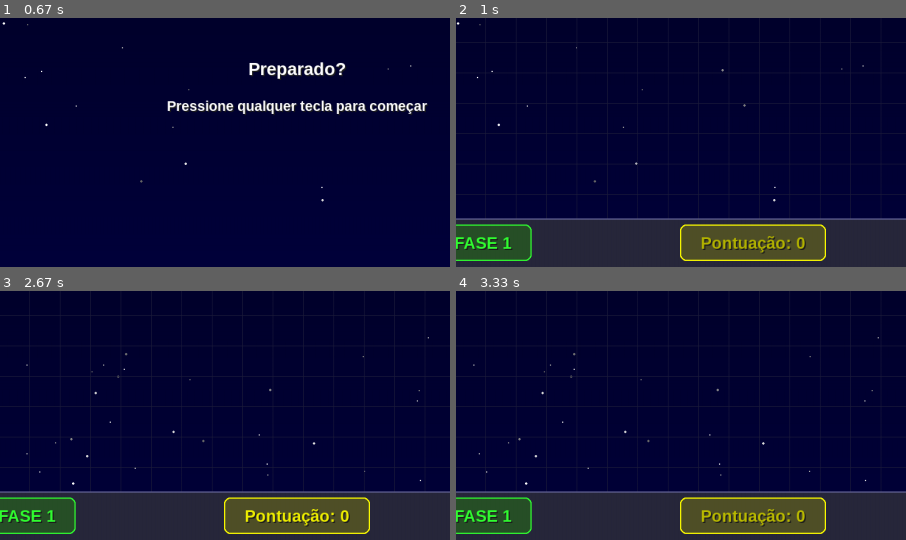
Above: before the commit, frames 1-4 (two rows, left to right).
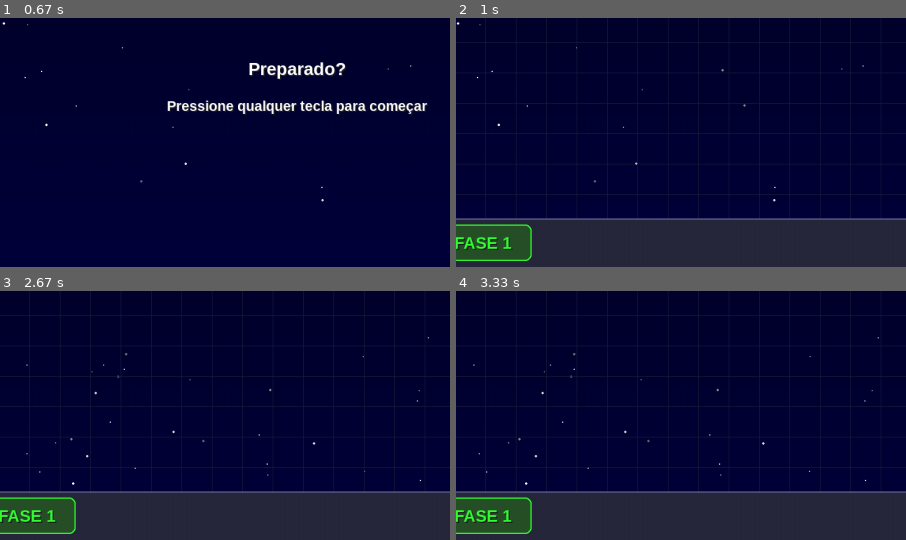
Above: after the commit, the same moments.

Repository: JoaoPedroMarimon/Pygame_SquareStorm
Game: pygame game, started from main.py
The game is run twice, just before and just after one commit, with the same random seed, the same clock (stepped at 60 frames per second) and the same inputs.
Inputs (mouse positions are % of the whole screen's width and height, from its top left):
- Up to frame 1 (0.67 s): tap Enter at 0.33 s
- Up to frame 2 (1 s): tap Enter at 0.67 s
- Up to frame 3 (2.67 s): hold Esc 1-1.47 s; move the mouse to (19, 73) at 1.03 s; tap Enter at 1.5 s; click "LEVELS" at 1.88 s; click "1" at 2.22 s; tap Space at 2.5 s
- Up to frame 4 (3.33 s): no input
The pictures show only the part of the screen within x 17-67%, y 50-100%; the shares and areas given below are measured in that part.

Frame 1 is identical in both runs. In frame 2, 4.8% of the frame differs, in the area x 49-83%, y 82-98%; in frame 3, 4.8%; in frame 4, 4.8%.

Commit message:
fix bugs and score removed

Diff:
--- a/src/game/fase.py
+++ b/src/game/fase.py
@@ -368,8 +368,6 @@
     particulas = []
     flashes = []
 
-    # Pontuação
-    pontuacao = 0
 
     # Flag para pausa
     pausado = False
@@ -412,9 +410,11 @@
 
     # Criar mira personalizada
     mira_surface, mira_rect = criar_mira(12, BRANCO, AMARELO)
+    intervalo_minimo_clique = 100  # milissegundos
 
     # Rectangle for pause menu button
     rect_menu_pausado = None
+    ultimo_clique_mouse = 0
 
     # Loop principal da fase
     rodando = True
@@ -432,7 +432,7 @@
 
         for evento in pygame.event.get():
             if evento.type == pygame.QUIT:
-                return False, pontuacao
+                return False
 
             # Controles do teclado para o jogador (quando não estiver na introdução, pausado, morto ou congelado)
             if not mostrando_inicio and not pausado and not jogador_morto and not em_congelamento:
@@ -445,23 +445,34 @@
                         movimento_x = -1
                     if evento.key == pygame.K_d:
                         movimento_x = 1
-                    if evento.key == pygame.K_e:
-                        if jogador.tiros_espingarda > 0:
-                            jogador.espingarda_ativa = not jogador.espingarda_ativa
-                            # Mostrar mensagem de ativação/desativação
-                            if jogador.espingarda_ativa:
-                                criar_texto_flutuante("ESPINGARDA ATIVADA!",
-                                                    LARGURA // 2, ALTURA // 4,
-                                                    VERDE, particulas, 120, 32)
-                            else:
-                                criar_texto_flutuante("ESPINGARDA DESATIVADA",
-                                                    LARGURA // 2, ALTURA // 4,
-                                                    VERMELHO, particulas, 120, 32)
+
                     # Tecla ESC para pausar
                     if evento.key == pygame.K_ESCAPE:
                         pausado = True
                         pygame.mixer.pause()
                         pygame.mouse.set_visible(True)
+
+                    # Tecla para ativar/desativar espingarda (E)
+                    if evento.key == pygame.K_e:
+                        # Verificar se o jogador já comprou o upgrade da espingarda
+                        if hasattr(jogador, 'tiros_espingarda'):
+                            if jogador.tiros_espingarda > 0:
+                                jogador.espingarda_ativa = not jogador.espingarda_ativa
+                                # Mostrar mensagem de ativação/desativação
+                                if jogador.espingarda_ativa:
+                                    criar_texto_flutuante("ESPINGARDA ATIVADA!",
+                                                        LARGURA // 2, ALTURA // 4,
+                                                        VERDE, particulas, 120, 32)
+                                else:
+                                    criar_texto_flutuante("ESPINGARDA DESATIVADA",
+                                                        LARGURA // 2, ALTURA // 4,
+                                                        VERMELHO, particulas, 120, 32)
+                            elif jogador._carregar_upgrade_espingarda() > 0:
+                                # Jogador comprou o upgrade, mas já usou todos os tiros desta partida
+                                criar_texto_flutuante("SEM TIROS DE ESPINGARDA RESTANTES!",
+                                                    LARGURA // 2, ALTURA // 4,
+                                                    VERMELHO, particulas, 120, 32)
+                                # Se nunca comprou a espingarda, não mostra mensagem alguma
 
                 # Parar o movimento quando soltar as teclas
                 if evento.type == pygame.KEYUP:
@@ -476,17 +487,24 @@
 
                 # Tiro com o botão esquerdo do mouse (apenas se não estiver morto ou congelado)
                 if evento.type == pygame.MOUSEBUTTONDOWN and evento.button == 1:
-                    if jogador.espingarda_ativa and jogador.tiros_espingarda > 0:
-                        jogador.atirar_espingarda(tiros_jogador, pos_mouse)
-                        jogador.tiros_espingarda -= 1
-                        # Desativar espingarda se acabaram os tiros
-                        if jogador.tiros_espingarda <= 0:
-                            jogador.espingarda_ativa = False
-                            criar_texto_flutuante("SEM TIROS DE ESPINGARDA!",
-                                            LARGURA // 2, ALTURA // 4,
-                                            VERMELHO, particulas, 120, 32)
-                    else:
-                        jogador.atirar_com_mouse(tiros_jogador, pos_mouse)
+                    # Verificar se passou tempo suficiente desde o último clique
+                    if tempo_atual - ultimo_clique_mouse >= intervalo_minimo_clique:
+                        ultimo_clique_mouse = tempo_atual
+
+                        if jogador.espingarda_ativa and jogador.tiros_espingarda > 0:
+                            # Verificar cooldown do jogador
+                            if tempo_atual - jogador.tempo_ultimo_tiro >= jogador.tempo_cooldown:
+                                jogador.atirar_espingarda(tiros_jogador, pos_mouse)
+                                jogador.tiros_espingarda -= 1
+                                # Desativar espingarda se acabaram os tiros
+                                if jogador.tiros_espingarda <= 0:
+                                    jogador.espingarda_ativa = False
+                                    criar_texto_flutuante("SEM TIROS DE ESPINGARDA!",
+                                                        LARGURA // 2, ALTURA // 4,
+                                                        VERMELHO, particulas, 120, 32)
+                        else:
+                            # Atirar normal (já tem verificação de cooldown na função)
+                            jogador.atirar_com_mouse(tiros_jogador, pos_mouse)
 
             # Handle pause menu controls
             elif pausado:
@@ -496,19 +514,19 @@
                         pygame.mixer.unpause()
                         pygame.mouse.set_visible(False)
                     if evento.key == pygame.K_m:
-                        return "menu", pontuacao
+                        return "menu"
 
                 # Handle mouse clicks while paused
                 if evento.type == pygame.MOUSEBUTTONDOWN and evento.button == 1:
                     mouse_pos = pygame.mouse.get_pos()
                     if rect_menu_pausado and rect_menu_pausado.collidepoint(mouse_pos):
-                        return "menu", pontuacao
+                        return "menu"
 
             else:
                 # Durante a introdução, apenas ESC funciona
                 if evento.type == pygame.KEYDOWN:
                     if evento.key == pygame.K_ESCAPE:
-                        return False, pontuacao
+                        return False
                     # Qualquer tecla avança a introdução
                     contador_inicio = 0
 
@@ -534,13 +552,14 @@
             tamanho = 70 + int(math.sin(tempo_atual / 200) * 5)
             desenhar_texto(tela, f"FASE {numero_fase}", tamanho, BRANCO, LARGURA // 2, ALTURA_JOGO // 3)
             desenhar_texto(tela, f"{len(inimigos)} inimigo{'s' if len(inimigos) > 1 else ''} para derrotar", 36,
-                           AMARELO, LARGURA // 2, ALTURA_JOGO // 2)
+                        AMARELO, LARGURA // 2, ALTURA_JOGO // 2)
             desenhar_texto(tela, "Preparado?", 30, BRANCO, LARGURA // 2, ALTURA_JOGO * 2 // 3)
             desenhar_texto(tela, "Pressione qualquer tecla para começar", 24, BRANCO, LARGURA // 2, ALTURA_JOGO * 3 // 4)
 
             pygame.display.flip()
             relogio.tick(FPS)
             continue
+
 
         # Lógica de congelamento
         if em_congelamento:
@@ -574,7 +593,7 @@
 
             # Desenhar HUD
 # Desenhar HUD
-            desenhar_hud(tela, pontuacao, numero_fase, inimigos, tempo_atual, moeda_manager)
+            desenhar_hud(tela, numero_fase, inimigos, tempo_atual, moeda_manager)
             # Quando o congelamento terminar
             if tempo_congelamento <= 0:
                 em_congelamento = False
@@ -640,9 +659,7 @@
 
             # Atualizar moedas e verificar colisões
             moeda_coletada = moeda_manager.atualizar(jogador)
-            if moeda_coletada:
-                # Adicionar pontos bônus ao coletar moedas
-                pontuacao += 5
+
 
             # Atualizar IA para cada inimigo
             for idx, inimigo in enumerate(inimigos):
@@ -676,7 +693,6 @@
                         # Aplicar o dano
                         if inimigo.tomar_dano():
                             # Adicionar pontos bônus ao acertar o inimigo
-                            pontuacao += 10 * numero_fase  # Pontuação aumenta com a fase
 
                             # Se o inimigo morreu, adicionar moedas
                             if dano_causou_morte:
@@ -767,13 +783,15 @@
 
             # Quando a contagem chegar a zero, concluir a fase
             if tempo_transicao_vitoria <= 0:
-                return True, pontuacao  # Fase concluída com sucesso
+                return True  # Fase concluída com sucesso
 
         # Verificar condições de fim de fase
         if jogador.vidas <= 0:
             # Marcar o jogador como morto
             jogador_morto = True
-
+            for inimigo in inimigos:
+                inimigo.invulneravel = True
+                inimigo.duracao_invulneravel = float('inf')
             # Iniciar contagem para transição de derrota se ainda não iniciou
             if tempo_transicao_derrota is None:
                 tempo_transicao_derrota = duracao_transicao_derrota
@@ -798,14 +816,14 @@
 
             # Quando a contagem chegar a zero, ir para a tela de game over
             if tempo_transicao_derrota <= 0:
-                return False, pontuacao  # Jogador perdeu
+                return False # Jogador perdeu
 
         # Preencher toda a tela com preto antes de desenhar qualquer elemento do jogo
         tela.fill((0, 0, 0))
 
         # Desenhar tela do jogo
         desenhar_tela_jogo(tela, jogador, inimigos, tiros_jogador, tiros_inimigo,
-                        particulas, flashes, estrelas, gradiente_jogo, pontuacao, numero_fase, fade_in, tempo_atual, moeda_manager)
+                        particulas, flashes, estrelas, gradiente_jogo, numero_fase, fade_in, tempo_atual, moeda_manager)
 
         # Desenhar moedas
         moeda_manager.desenhar(tela)
@@ -855,4 +873,4 @@
         pygame.display.flip()
         relogio.tick(FPS)
 
-    return False, pontuacao  # Padrão: jogador saiu do jogo
+    return False # Padrão: jogador saiu do jogo
--- a/src/game/jogo.py
+++ b/src/game/jogo.py
@@ -93,13 +93,12 @@
         # Variáveis de fase
         if fase_atual is None:  # Se não selecionou uma fase específica
             fase_atual = progress_manager.obter_fase_maxima()
-        pontuacao_total = 0
 
         # Loop de fases
         while fase_atual <= MAX_FASES:
             # Jogar a fase atual
-            resultado, pontuacao = jogar_fase(tela, relogio, fase_atual, gradiente_jogo, fonte_titulo, fonte_normal)
-            pontuacao_total += pontuacao
+            resultado= jogar_fase(tela, relogio, fase_atual, gradiente_jogo, fonte_titulo, fonte_normal)
+
 
             # Adicionar esta verificação para retorno ao menu
             if resultado == "menu":
@@ -120,7 +119,7 @@
                 progress_manager.atualizar_progresso(fase_atual + 1)
 
                 # Se não for a última fase, mostra tela de vitória intermediária
-                opcao = tela_vitoria_fase(tela, relogio, gradiente_vitoria, fase_atual, pontuacao_total)
+                opcao = tela_vitoria_fase(tela, relogio, gradiente_vitoria, fase_atual)
 
                 if opcao == "proximo":
                     # Avançar para próxima fase
--- a/src/game/nivel_factory.py
+++ b/src/game/nivel_factory.py
@@ -59,9 +59,7 @@
 
     @staticmethod
     def criar_fase_2():
-        """
-        Fase 2: Dois inimigos vermelhos em posições diferentes.
-        """
+
         inimigos = []
 
         # Inimigo 1 - Superior
@@ -82,19 +80,14 @@
 
     @staticmethod
     def criar_fase_3():
-        """
-        Fase 3: Um inimigo roxo especial com 2 vidas.
-        """
+
         inimigos = []
 
-        # Inimigo especial roxo
         pos_x = LARGURA - 150
         pos_y = ALTURA // 2
 
-        # Criando o inimigo especial com características únicas
         inimigo_especial = Quadrado(pos_x, pos_y, TAMANHO_QUADRADO, ROXO, VELOCIDADE_INIMIGO_ESPECIAL)
 
-        # Configurações especiais para o inimigo roxo
         inimigo_especial.vidas = 2
         inimigo_especial.vidas_max = 2
         inimigo_especial.tempo_cooldown = COOLDOWN_TIRO_ESPECIAL
@@ -105,22 +98,17 @@
 
     @staticmethod
     def criar_fase_4():
-        """
-        Fase 4: Dois inimigos normais e um inimigo roxo.
-        """
+
         inimigos = []
 
-        # Inimigo 1 - Superior
         pos_x1 = LARGURA - 200
         pos_y1 = ALTURA // 4
         inimigos.append(Quadrado(pos_x1, pos_y1, TAMANHO_QUADRADO, VERMELHO, VELOCIDADE_INIMIGO_BASE))
 
-        # Inimigo 2 - Inferior
         pos_x2 = LARGURA - 200
         pos_y2 = 3 * ALTURA // 4
         inimigos.append(Quadrado(pos_x2, pos_y2, TAMANHO_QUADRADO, VERMELHO, VELOCIDADE_INIMIGO_BASE))
 
-        # Inimigo Roxo - Central
         pos_x3 = LARGURA - 100
         pos_y3 = ALTURA // 2
         inimigo_roxo = Quadrado(pos_x3, pos_y3, TAMANHO_QUADRADO, ROXO, VELOCIDADE_INIMIGO_ESPECIAL)
@@ -133,12 +121,9 @@
 
     @staticmethod
     def criar_fase_5():
-        """
-        Fase 5: Um inimigo ciano especial que se move mais rápido e três inimigos normais.
-        """
+
         inimigos = []
 
-        # Inimigo Ciano Especial - mais rápido
         pos_x4 = LARGURA - 50
         pos_y4 = ALTURA // 2
         inimigo_ciano = Quadrado(pos_x4, pos_y4, TAMANHO_QUADRADO, CIANO, VELOCIDADE_INIMIGO_CIANO)
@@ -149,17 +134,13 @@
 
     @staticmethod
     def criar_fase_6():
-        """
-        Fase 4: Dois inimigos normais e um inimigo roxo.
-        """
+
         inimigos = []
 
-        # Inimigo 1 - Superior
         pos_x1 = LARGURA - 200
         pos_y1 = ALTURA // 4
         inimigos.append(Quadrado(pos_x1, pos_y1, TAMANHO_QUADRADO, VERMELHO, VELOCIDADE_INIMIGO_BASE))
 
-        # Inimigo 2 - Inferior
         pos_x2 = LARGURA - 200
         pos_y2 = 3 * ALTURA // 4
         inimigo_roxo = Quadrado(pos_x2, pos_y2, TAMANHO_QUADRADO, ROXO, VELOCIDADE_INIMIGO_ESPECIAL)
@@ -168,7 +149,6 @@
         inimigo_roxo.tempo_cooldown = COOLDOWN_TIRO_ESPECIAL
         inimigos.append(inimigo_roxo)
 
-        # Inimigo Roxo - Central
         pos_x3 = LARGURA - 100
         pos_y3 = ALTURA // 2
         inimigo_ciano = Quadrado(pos_x3, pos_y3, TAMANHO_QUADRADO, CIANO, VELOCIDADE_INIMIGO_CIANO)
--- a/src/ui/hud.py
+++ b/src/ui/hud.py
@@ -11,7 +11,7 @@
 from src.config import BRANCO, AMARELO, VERDE, VERMELHO, CINZA_ESCURO, AZUL, ROXO
 from src.utils.visual import desenhar_texto
 
-def desenhar_hud(tela, pontuacao, fase_atual, inimigos, tempo_atual, moeda_manager=None):
+def desenhar_hud(tela, fase_atual, inimigos, tempo_atual, moeda_manager=None):
     """
     Desenha a interface de usuário durante o jogo.
     Agora o HUD está localizado em uma área separada abaixo da tela de jogo.
@@ -33,7 +33,6 @@
 
     # Posições horizontais para distribuir elementos na barra de HUD
     pos_fase = LARGURA // 5
-    pos_pontuacao = LARGURA // 2
     pos_inimigos = 4 * LARGURA // 5
     pos_moedas = 50  # Posição das moedas (lado esquerdo)
 
@@ -45,12 +44,7 @@
     pygame.draw.rect(tela, VERDE, (pos_fase - 80, ALTURA_JOGO + 10, 160, ALTURA_HUD - 20), 2, 10)
     desenhar_texto(tela, f"FASE {fase_atual}", 28, VERDE, pos_fase, centro_y)
 
-    # Pontuação com animação
-    pulse = (math.sin(tempo_atual / 200) + 1) * 0.5  # Valor entre 0 e 1
-    cor_pontuacao = tuple(int(c * (0.7 + 0.3 * pulse)) for c in AMARELO)
-    pygame.draw.rect(tela, (80, 80, 40), (pos_pontuacao - 120, ALTURA_JOGO + 10, 240, ALTURA_HUD - 20), 0, 10)
-    pygame.draw.rect(tela, AMARELO, (pos_pontuacao - 120, ALTURA_JOGO + 10, 240, ALTURA_HUD - 20), 2, 10)
-    desenhar_texto(tela, f"Pontuação: {pontuacao}", 28, cor_pontuacao, pos_pontuacao, centro_y)
+
 
     # Inimigos restantes
     pygame.draw.rect(tela, (80, 40, 40), (pos_inimigos - 100, ALTURA_JOGO + 10, 200, ALTURA_HUD - 20), 0, 10)
@@ -140,7 +134,7 @@
         tela.blit(subtexto, subtexto_rect)
 
 def desenhar_tela_jogo(tela, jogador, inimigos, tiros_jogador, tiros_inimigo,
-                     particulas, flashes, estrelas, gradiente_jogo, pontuacao, fase_atual, fade_in, tempo_atual, moeda_manager=None):
+                     particulas, flashes, estrelas, gradiente_jogo,fase_atual, fade_in, tempo_atual, moeda_manager=None):
     """
     Desenha todo o conteúdo da tela de jogo.
 
@@ -198,7 +192,7 @@
         particula.desenhar(tela)
 
     # Desenhar HUD (pontuação, vidas e fase) na área dedicada
-    desenhar_hud(tela, pontuacao, fase_atual, inimigos, tempo_atual, moeda_manager)
+    desenhar_hud(tela,  fase_atual, inimigos, tempo_atual, moeda_manager)
 
     # Aplicar efeito de fade-in (em toda a tela)
     aplicar_fade(tela, fade_in)
--- a/src/ui/loja.py
+++ b/src/ui/loja.py
@@ -166,7 +166,7 @@
                          tamanho_coracao//6)
 
         # Custo e botão de compra
-        custo = 50
+        custo = 35
         botao_largura = 240
         botao_altura = 50
         botao_x = LARGURA // 2
@@ -303,7 +303,7 @@
                            (linha_x2, linha_y2), 1)
 
         # Custo e botão de compra da espingarda
-        custo_espingarda = 100
+        custo_espingarda = 15
         botao_espingarda_x = LARGURA // 2
         botao_espingarda_y = y_pos + painel_item_altura//2 - 30
 
--- a/src/ui/menu.py
+++ b/src/ui/menu.py
@@ -440,7 +440,7 @@
 
         pygame.display.flip()
         relogio.tick(FPS)
-def tela_vitoria_fase(tela, relogio, gradiente_vitoria, fase_atual, pontuacao):
+def tela_vitoria_fase(tela, relogio, gradiente_vitoria, fase_atual):
     """
     Exibe uma tela de vitória após completar uma fase, com opções para continuar ou voltar ao menu.
 
@@ -534,7 +534,7 @@
         # Mostrar número de inimigos derrotados e pontuação
         desenhar_texto(tela, f"Inimigos derrotados: {fase_atual if fase_atual < 3 else 1}", 30,
                       BRANCO, LARGURA // 2, ALTURA // 3 + 80)
-        desenhar_texto(tela, f"Pontuação: {pontuacao}", 30, AMARELO, LARGURA // 2, ALTURA // 3 + 130)
+
 
         # Ajustar dimensões para a resolução atual
         escala_y = ALTURA / 848
